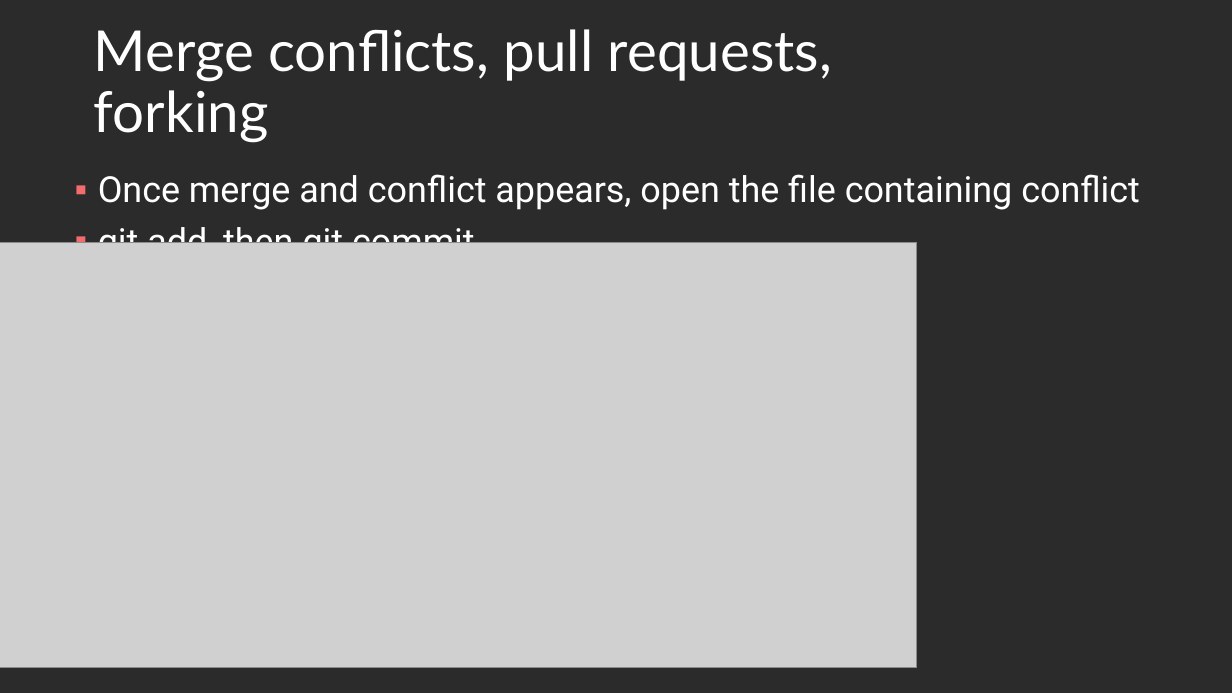
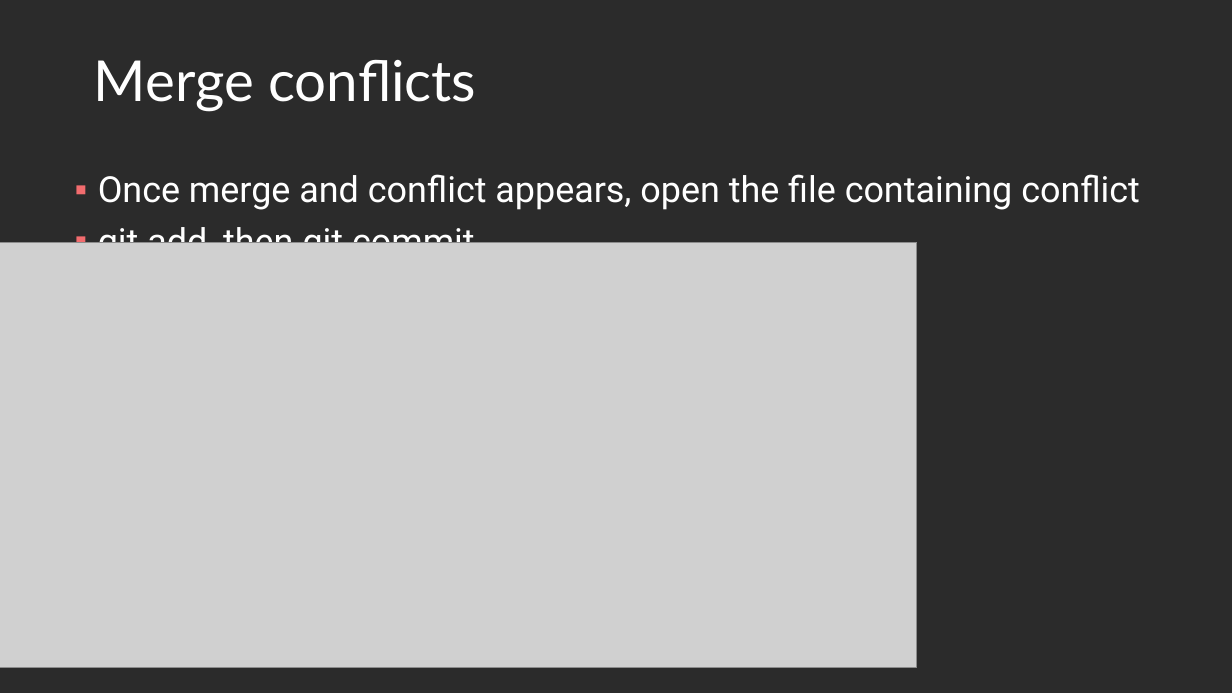
Before and after one commit to Light2Dark/git_tutorial, a slide deck: slide 29 of Git and Github.pptx (slide 26 before the commit). Drawn at 1232x693 pixels with LibreOffice and Linux fonts; fonts in the diff are those of the drawing; grey boxes stand for pictures; background and template pictures are left out; a plain dark background stands for a picture behind light text. Boxes give left, top, right and bottom in pixels: in the first picture for what was removed or moved away, otherwise in the second. Text is boxed around its words. In the diff, an @@ line names an element or a change of style, - is before the commit and + after.

```diff
--- a/Git and Github.pptx
+++ b/Git and Github.pptx
@@ title at [94,60,476,112]: text changed @@
-Merge conflicts, pull requests, forking
+Merge conflicts
```
Also in this commit, not shown: 8 other slides changed, 4 slides added.
